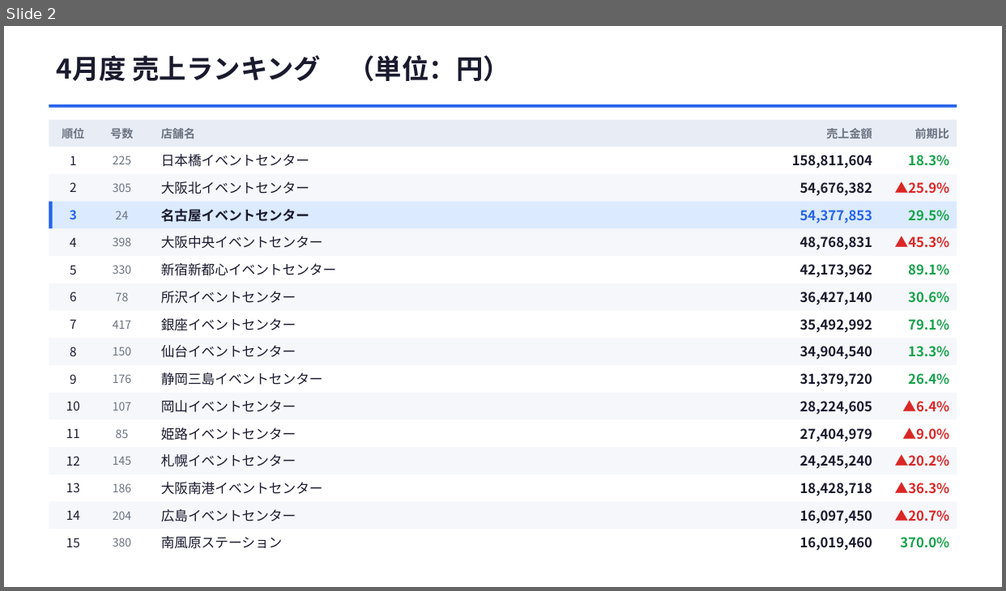
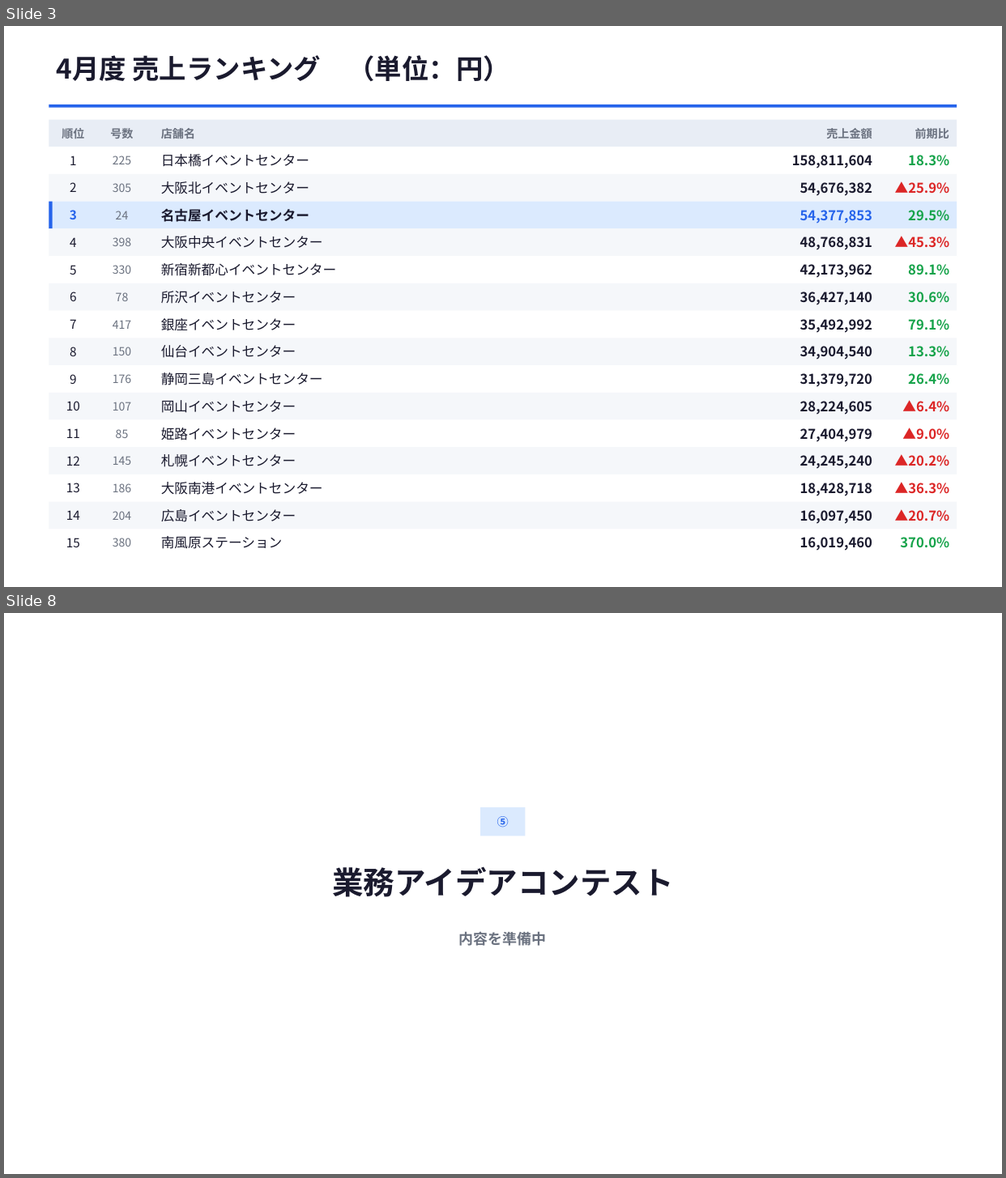
Before and after one commit to horihorihorihorichiz/-, a slide deck: slides/exports/sales-meeting.pptx. Shown one above the other, each under a label of ours: slide 2 before the commit, slides 3 and 8 after it; the slides between them are not shown. The pictures are 1006x591 and 1006x1178 pixels, drawn with LibreOffice and Linux fonts; fonts in the diff are those of the drawing. Boxes give left, top, right and bottom in pixels: in the first picture for what was removed or moved away, otherwise in the second. Text is boxed around its words. In the diff, an @@ line names an element or a change of style, - is before the commit and + after.

```diff
--- a/slides/exports/sales-meeting.pptx
+++ b/slides/exports/sales-meeting.pptx
@@ slide 8 added at (x1=4, y1=613, x2=1002, y2=1174), background #FFFFFF @@
@@ rectangle added at (x1=481, y1=807, x2=526, y2=836), fill #DBEAFE @@
@@ text added at (x1=497, y1=816, x2=509, y2=828), 11 pt, text #2563EB, bold @@
+⑤
@@ text added at (x1=332, y1=867, x2=673, y2=897), 30 pt, text #1A1A2E, bold @@
+業務アイデアコンテスト
@@ text added at (x1=459, y1=931, x2=547, y2=946), 14 pt, text #6B7280, bold @@
+内容を準備中
@@ what was slide 2 is now slide 3 @@
```
Also in this commit, not shown: 5 other slides added, 2 other files.
